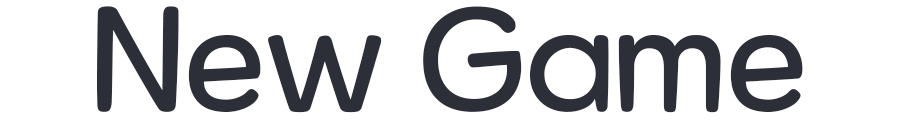
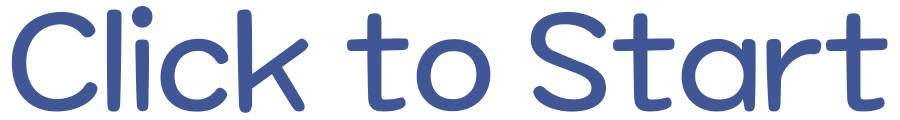
Layers edited between the first and the second w=900, h=120 image:
renamed "New Game" to "Click to Start", painted on it over [11,6,888,113]
renamed "New Game" to "Click to Start", painted on it over [11,8,888,113]
